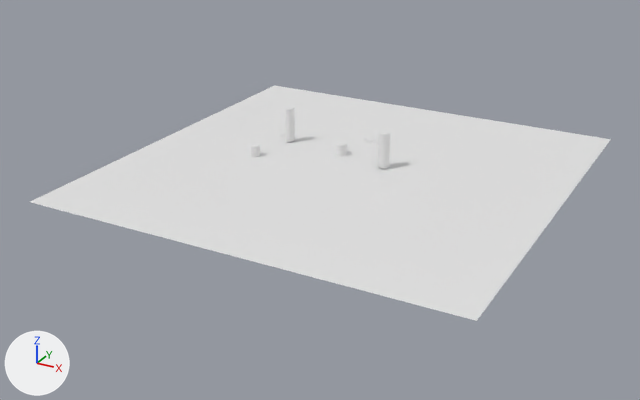
Two versions of the Blender file Sprint 3/MenuCutsceneAnimation.blend, one commit apart.
One viewpoint serves both versions: a camera (50 mm lens) standing at (65.1, -127.4, 56.6) and looking at (-2.2, -5.1, -4.5). Lighting does not change. The marker at lower left points along +X, +Y and +Z.

The older version as bpy lines, for what is in view:
```python
me_cylinder_001 = bpy.data.meshes.new('Cylinder.001')
me_cylinder_001.from_pydata(...)  # a 32-sided cylinder along z spanning x -1.0..1.0, y -1.0..1.0, z -1.0..1.0
me_cylinder_002 = bpy.data.meshes.new('Cylinder.002')
me_cylinder_002.from_pydata(...)  # a 32-sided cylinder along z spanning x -1.0..1.0, y -1.0..1.0, z -1.0..1.0
me_plane = bpy.data.meshes.new('Plane')
me_plane.from_pydata([(-1.0, -1.0, 0.0), (1.0, -1.0, 0.0), (-1.0, 1.0, 0.0), (1.0, 1.0, 0.0)], [], [(0, 1, 3, 2)])
ob_cylinder_001 = bpy.data.objects.new('Cylinder.001', me_cylinder_001)
ob_cylinder_001.location = (5.7, 3.2, 3.3)
ob_cylinder_001.scale = (1.0, 1.0, 3.11)
ob_cylinder_002 = bpy.data.objects.new('Cylinder.002', me_cylinder_002)
ob_cylinder_002.location = (-15.2, 7.0, 3.3)
ob_cylinder_002.rotation_euler = (0.0, 0.0, 1.571)  # degrees (0, 0, 90)
ob_cylinder_002.scale = (1.0, 0.716, 3.11)
ob_plane = bpy.data.objects.new('Plane', me_plane)
ob_plane.location = (0.0, 0.0, 0.0)
ob_plane.scale = (37.0, 37.0, 37.0)
```
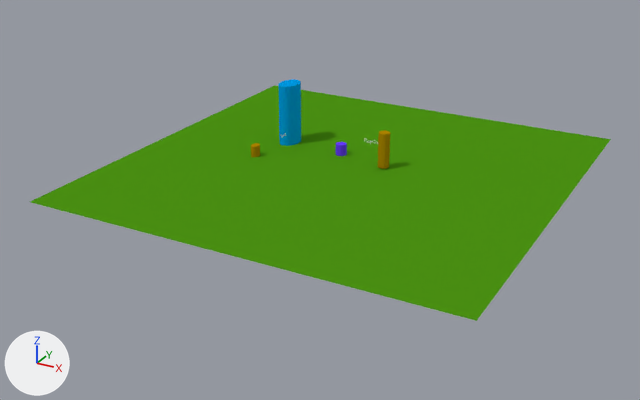
Pixel boxes (x1, y1, x2, y2) of what changed, in the pictures (640 x 400 px):
'Plane', recoloured (white to green)
    both: (30, 85, 611, 321)
'Cylinder.002', recoloured, rescaled
    before: (286, 107, 295, 142)
    after: (278, 79, 301, 146)
'Cylinder.001', recoloured (white to yellow)
    both: (378, 130, 390, 169)

Diff of the bpy script that builds the scene:
```diff
--- a/Sprint 3/MenuCutsceneAnimation.blend.py
+++ b/Sprint 3/MenuCutsceneAnimation.blend.py
@@ mat_material_001 @@
+mat_material_001 = diffuse_material('Material.001')
+mat_material_001.base_color = (0.0725, 0.296, 0.00663)  # green #4c9413
@@ mat_material_002 @@
+mat_material_002 = diffuse_material('Material.002')
+mat_material_002.base_color = (0.429, 0.235, 0.0)  # yellow #af8500
@@ mat_material_003 @@
+mat_material_003 = diffuse_material('Material.003')
+mat_material_003.base_color = (0.0, 0.33, 0.8)  # blue #009be7
@@ me_cylinder_002 @@
 me_cylinder_002.from_pydata(...)  # 64 vertices, 34 faces; spans x -1.0..1.0, y -1.0..1.0, z -1.0..1.0
+me_cylinder_002.materials.append(mat_material_003)  # blue #009be7
@@ me_cylinder_001 @@
 me_cylinder_001.from_pydata(...)  # 64 vertices, 34 faces; spans x -1.0..1.0, y -1.0..1.0, z -1.0..1.0
+me_cylinder_001.materials.append(mat_material_002)  # yellow #af8500
@@ me_plane @@
 me_plane.from_pydata(...)  # 4 vertices, 1 face; spans x -1.0..1.0, y -1.0..1.0, z 0.0
+me_plane.materials.append(mat_material_001)  # green #4c9413
@@ ob_cylinder_002 @@
 ob_cylinder_002.rotation_euler = (0.0, 0.0, 1.571)  # degrees (0, 0, 90)
-ob_cylinder_002.scale = (1.0, 0.716, 3.11)
+ob_cylinder_002.scale = (2.53, 1.81, 7.88)
```
